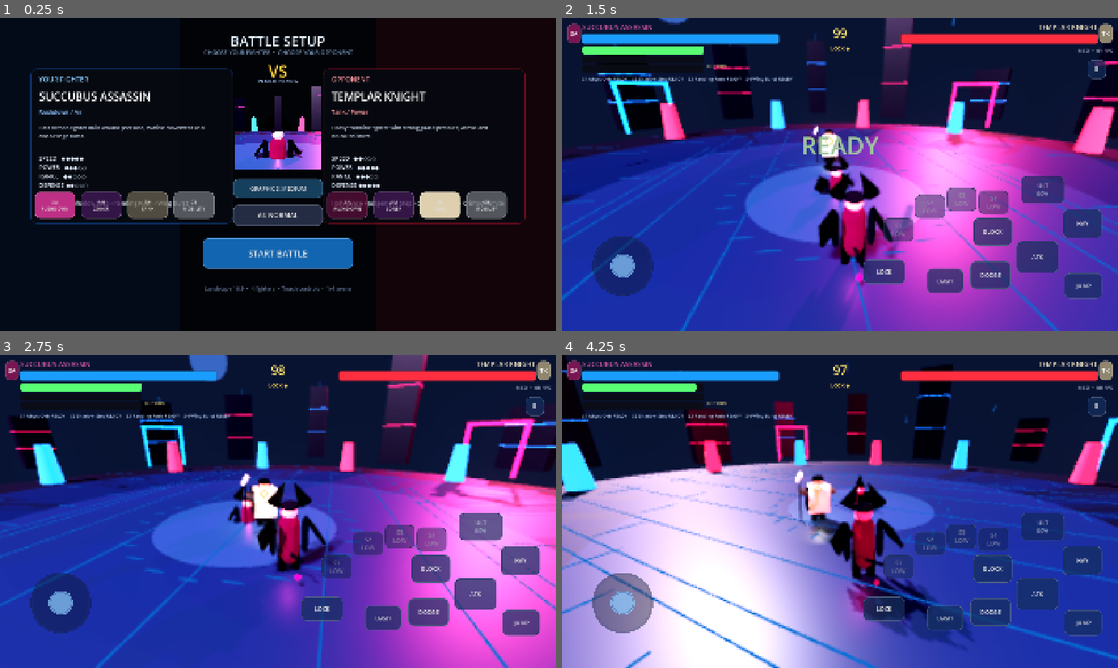
Above: before the commit, frames 1-4 (two rows, left to right).
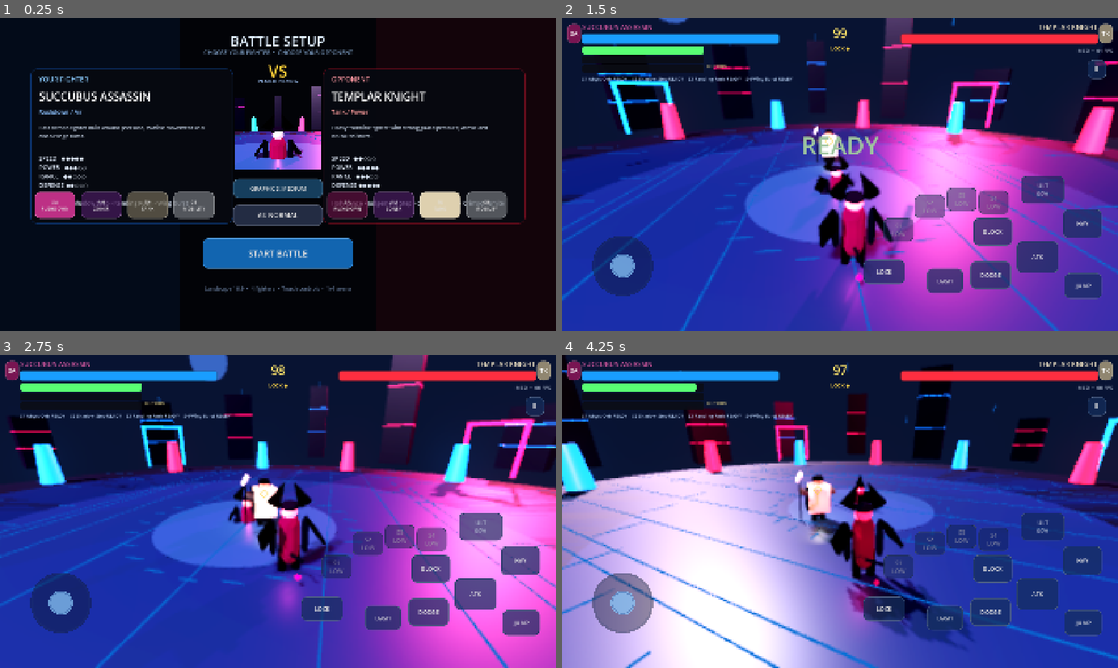
Above: after the commit, the same moments.

Repository: psgkri-design/AnimeArenaFighter
Game: Godot game, scene res://scenes/main.tscn
The game is run twice, just before and just after one commit, with the same random seed, the same clock (stepped at 60 frames per second) and the same inputs.
Inputs (mouse positions are in pixels of both pictures, inside the frame that each line leads up to):
- Up to frame 1 (0.25 s): no input
- Up to frame 2 (1.5 s): click "AI: NORMAL" at 0.5 s; click "START BATTLE" at 1.25 s
- Up to frame 3 (2.75 s): drag from (61, 602) to (333, 442) at 2.02 s
- Up to frame 4 (4.25 s): drag from (728, 527) to (812, 574) at 2.77 s; move the mouse to (895, 442) at 3.52 s; hold D (move_right) from 3.53 s (still down); tap L (dodge) at 3.6 s

The runs differ from the first frame. In frame 1, less than 0.1% of the frame differs, in the area x 45-58%, y 24-37%; in frame 2, 0.6%, in the area x 6-100%, y 17-44%; in frame 3, 0.5%; in frame 4, 0.5%.

Commit message:
perf: share arena materials and scale projectile lights

Diff:
--- a/scripts/arena_game.gd
+++ b/scripts/arena_game.gd
@@ -25,6 +25,13 @@
 var fill_light: DirectionalLight3D
 var hit_stop_serial: int = 0
 var ultimate_light_serial: int = 0
+var city_body_material: StandardMaterial3D
+var city_band_blue_material: StandardMaterial3D
+var city_band_red_material: StandardMaterial3D
+var pillar_blue_material: StandardMaterial3D
+var pillar_red_material: StandardMaterial3D
+var gate_blue_material: StandardMaterial3D
+var gate_red_material: StandardMaterial3D
 
 func _ready() -> void:
     randomize()
@@ -154,6 +161,7 @@
     add_child(fragments)
 
 func _build_arena() -> void:
+    _build_shared_arena_materials()
     var arena_root := Node3D.new()
     arena_root.name = "Arena"
     add_child(arena_root)
@@ -250,6 +258,28 @@
     instance.material_override = mat
     parent.add_child(instance)
 
+func _build_shared_arena_materials() -> void:
+    city_body_material = StandardMaterial3D.new()
+    city_body_material.albedo_color = Color(0.018,0.025,0.052)
+    city_body_material.metallic = 0.48
+    city_body_material.roughness = 0.42
+
+    city_band_blue_material = _make_shared_emissive(Color(0.08,0.48,1.0),1.7,0.34)
+    city_band_red_material = _make_shared_emissive(Color(1.0,0.08,0.34),1.7,0.34)
+    pillar_blue_material = _make_shared_emissive(Color(0.08,0.50,1.0),1.75,0.40)
+    pillar_red_material = _make_shared_emissive(Color(1.0,0.12,0.26),1.75,0.40)
+    gate_blue_material = _make_shared_emissive(Color(0.10,0.58,1.0),1.9,0.30)
+    gate_red_material = _make_shared_emissive(Color(1.0,0.10,0.36),1.9,0.30)
+
+func _make_shared_emissive(color: Color, energy: float, roughness_value: float) -> StandardMaterial3D:
+    var mat := StandardMaterial3D.new()
+    mat.albedo_color = color.darkened(0.45)
+    mat.emission_enabled = true
+    mat.emission = color
+    mat.emission_energy_multiplier = energy
+    mat.roughness = roughness_value
+    return mat
+
 func _build_city_backdrop(parent: Node3D) -> void:
     for i in range(16):
         var angle := TAU * float(i) / 16.0
@@ -272,11 +302,7 @@
     body.mesh = body_mesh
     body.position = pos + Vector3.UP * (height * 0.5 - 0.25)
 
-    var body_mat := StandardMaterial3D.new()
-    body_mat.albedo_color = Color(0.018,0.025,0.052)
-    body_mat.metallic = 0.48
-    body_mat.roughness = 0.42
-    body.material_override = body_mat
+    body.material_override = city_body_material
     parent.add_child(body)
     body.look_at(Vector3(0, body.position.y, 0), Vector3.UP)
 
@@ -287,12 +313,7 @@
         band.mesh = band_mesh
         band.position = pos + Vector3.UP * (height * (0.35 + band_index * 0.34))
         band.rotation.y = body.rotation.y
-        var band_mat := StandardMaterial3D.new()
-        band_mat.albedo_color = accent.darkened(0.55)
-        band_mat.emission_enabled = true
-        band_mat.emission = accent
-        band_mat.emission_energy_multiplier = 1.7
-        band.material_override = band_mat
+        band.material_override = city_band_blue_material if accent.b > accent.r else city_band_red_material
         parent.add_child(band)
 
 func _add_neon_gate(parent: Node3D, pos: Vector3, rot_y: float, blue: bool) -> void:
@@ -308,7 +329,7 @@
         post_mesh.size = Vector3(0.32, 5.6, 0.42)
         post.mesh = post_mesh
         post.position = Vector3(x,2.8,0)
-        post.material_override = _neon_material(accent)
+        post.material_override = gate_blue_material if blue else gate_red_material
         gate.add_child(post)
 
     var beam := MeshInstance3D.new()
@@ -316,7 +337,7 @@
     beam_mesh.size = Vector3(5.2,0.32,0.42)
     beam.mesh = beam_mesh
     beam.position = Vector3(0,5.45,0)
-    beam.material_override = _neon_material(accent)
+    beam.material_override = gate_blue_material if blue else gate_red_material
     gate.add_child(beam)
 
 func _neon_material(color: Color) -> StandardMaterial3D:
@@ -369,12 +390,7 @@
     pillar.mesh = mesh
     pillar.position = pos
     var color := Color(0.08, 0.5, 1.0) if blue else Color(1.0, 0.12, 0.26)
-    var mat := StandardMaterial3D.new()
-    mat.albedo_color = Color(0.035, 0.045, 0.075)
-    mat.emission_enabled = true
-    mat.emission = color
-    mat.emission_energy_multiplier = 1.75
-    pillar.material_override = mat
+    pillar.material_override = pillar_blue_material if blue else pillar_red_material
     parent.add_child(pillar)
 
 func _start_match(player_variant: int, enemy_variant: int, difficulty: int) -> void:
--- a/scripts/ci_smoke_test.gd
+++ b/scripts/ci_smoke_test.gd
@@ -98,6 +98,8 @@
         projectile.global_position = Vector3(0.0, 18.0, 0.0)
         _check(projectile.style == variant, "projectile style propagated for variant %d" % variant)
         _check(projectile.trail_segments.size() == 3, "projectile trail built for variant %d" % variant)
+        _check(projectile.quality_level == 1, "MEDIUM projectile quality profile active")
+        _check(projectile.glow_light != null and projectile.glow_light.visible, "MEDIUM projectile glow enabled")
         projectile.queue_free()
         if variant == 0:
             _check(_print_skeleton_bones(game.player), "imported humanoid skeleton found")
--- a/scripts/projectile.gd
+++ b/scripts/projectile.gd
@@ -17,7 +17,9 @@
 var visual_root: Node3D
 var orbit_a: MeshInstance3D
 var orbit_b: MeshInstance3D
+var glow_light: OmniLight3D
 var trail_segments: Array[MeshInstance3D] = []
+var quality_level: int = 1
 
 func configure(p_source, p_target, p_color: Color, p_damage: float = 85.0, p_style: int = 0) -> void:
     source = p_source
@@ -132,14 +134,19 @@
         add_child(segment)
         trail_segments.append(segment)
 
-    var glow := OmniLight3D.new()
-    glow.light_color = color
+    glow_light = OmniLight3D.new()
+    glow_light.light_color = color
     var light_energy: Array[float] = [1.65,2.45,2.10,1.85]
     var light_range: Array[float] = [2.4,3.4,3.0,2.6]
-    glow.light_energy = light_energy[style]
-    glow.omni_range = light_range[style]
-    glow.shadow_enabled = false
-    add_child(glow)
+    glow_light.light_energy = light_energy[style]
+    glow_light.omni_range = light_range[style]
+    glow_light.shadow_enabled = false
+    add_child(glow_light)
+
+    var quality_manager = get_tree().current_scene.get_node_or_null("QualityManager")
+    if quality_manager != null:
+        quality_level = int(quality_manager.current_level)
+    _apply_quality_profile()
 
     var shape := CollisionShape3D.new()
     var sphere_shape := SphereShape3D.new()
@@ -154,6 +161,31 @@
         velocity = (target.global_position + Vector3.UP - global_position).normalized() * speed
     else:
         velocity = -global_transform.basis.z * speed
+
+func _apply_quality_profile() -> void:
+    if glow_light == null:
+        return
+    match quality_level:
+        0:
+            glow_light.visible = false
+            if orbit_b != null:
+                orbit_b.visible = false
+            for i in range(trail_segments.size()):
+                trail_segments[i].visible = i == 0
+        1:
+            glow_light.visible = true
+            glow_light.light_energy *= 0.72
+            glow_light.omni_range *= 0.82
+            if orbit_b != null:
+                orbit_b.visible = style == 1
+            for i in range(trail_segments.size()):
+                trail_segments[i].visible = i < 2
+        _:
+            glow_light.visible = true
+            if orbit_b != null:
+                orbit_b.visible = style == 1
+            for segment in trail_segments:
+                segment.visible = true
 
 func _physics_process(delta: float) -> void:
     life -= delta
Not shown, changed: CHANGELOG_GAME.md
